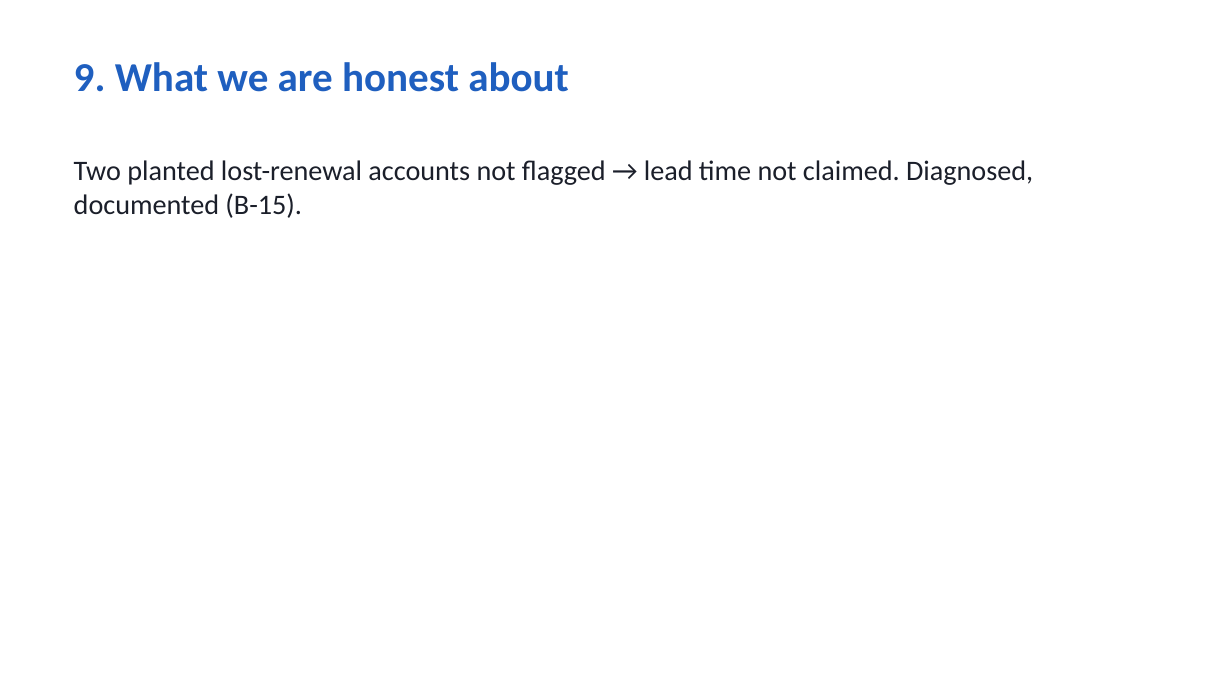
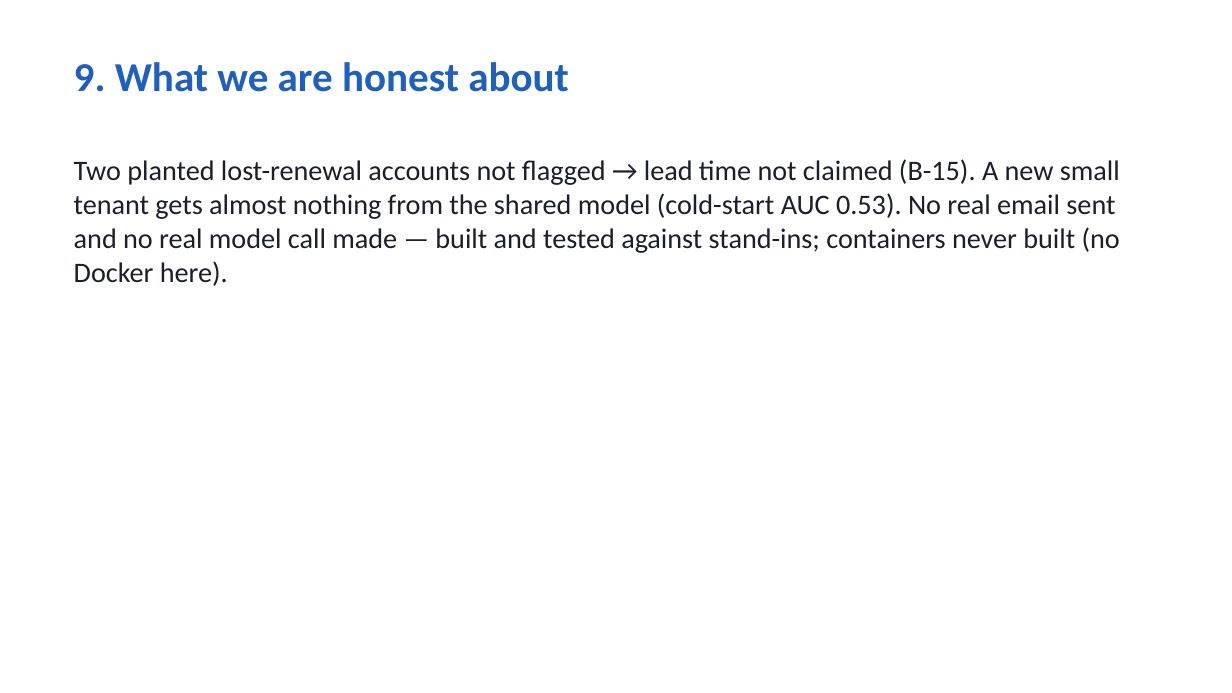
Before and after one commit to akhilpdas/fello-pulse, a slide deck: slide 10 of docs/Pulse_deck.pptx. Drawn at 1232x693 pixels with LibreOffice and Linux fonts; fonts in the diff are those of the drawing. Boxes give left, top, right and bottom in pixels: in the first picture for what was removed or moved away, otherwise in the second. Text is boxed around its words. In the diff, an @@ line names an element or a change of style, - is before the commit and + after.

```diff
--- a/docs/Pulse_deck.pptx
+++ b/docs/Pulse_deck.pptx
@@ text at [74, 159, 1120, 286]: text changed @@
-Two planted lost-renewal accounts not flagged → lead time not claimed. Diagnosed, documented (B-15).
+Two planted lost-renewal accounts not flagged → lead time not claimed (B-15). A new small tenant gets almost nothing from the shared model (cold-start AUC 0.53). No real email sent and no real model call made — built and tested against stand-ins; containers never built (no Docker here).
```
Also in this commit, not shown: 2 other slides changed, 11 other files.
